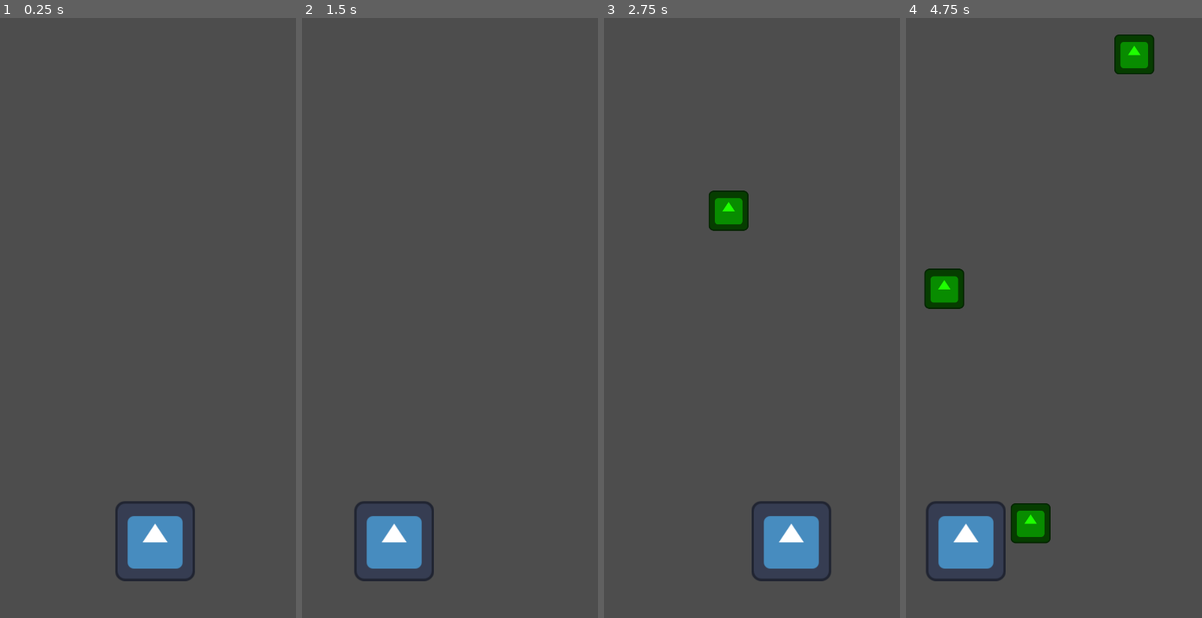
Above: before the commit, frames 1-4 (left to right).
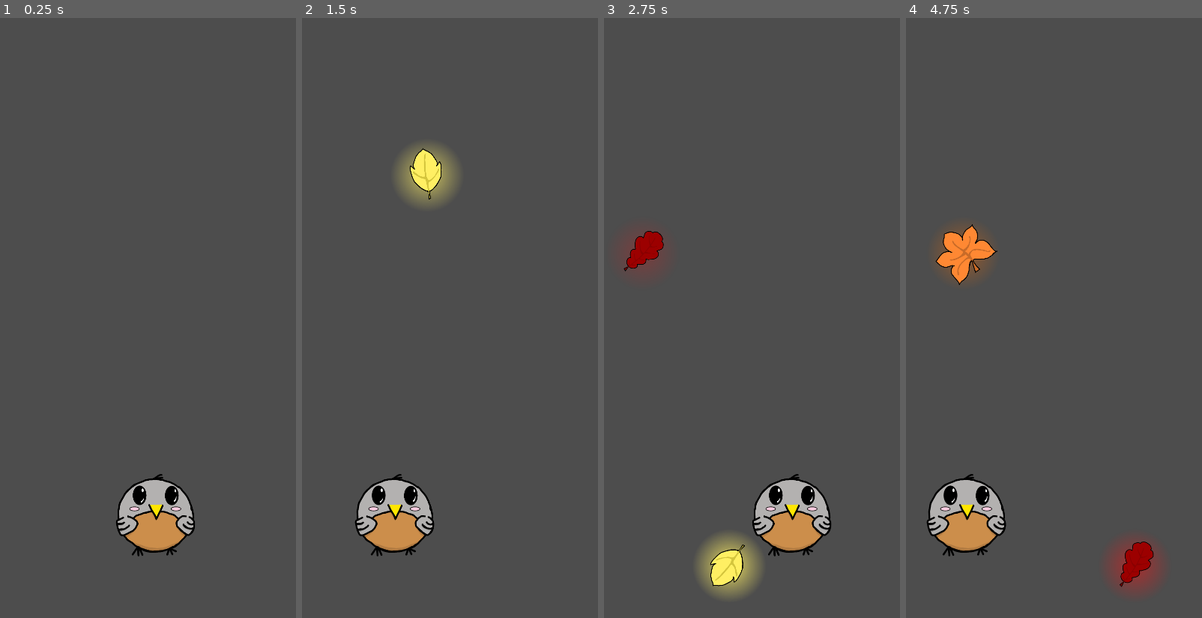
Above: after the commit, the same moments.

Repository: ezhor/Bird-Fall
Game: Godot game, scene res://Scenes/game.tscn
The game is run twice, just before and just after one commit, with the same random seed, the same clock (stepped at 60 frames per second) and the same inputs. The engine's default icon, where the game draws it, is replaced by a stand-in: a white triangle on a blue panel in a dark square.
Inputs (mouse positions are in pixels of both pictures, inside the frame that each line leads up to):
- Up to frame 1 (0.25 s): no input
- Up to frame 2 (1.5 s): tap Enter at 0.5 s; move the mouse to (526, 288) at 0.52 s; move the mouse to (393, 348) at 1.27 s
- Up to frame 3 (2.75 s): move the mouse to (790, 186) at 2.02 s
- Up to frame 4 (4.75 s): move the mouse to (1045, 438) at 2.77 s; move the mouse to (1157, 408) at 3.52 s; move the mouse to (965, 228) at 4.27 s

The runs differ from the first frame. In frame 1, 3.5% of the frame differs, in the area x 38-66%, y 76-94%; in frame 2, 5.0%; in frame 3, 6.7%; in frame 4, 8.6%, in the area x 6-87%, y 2-96%.

Commit message:
Leafs sprites and tweens

Diff:
--- a/Scenes/Objects/drop.tscn
+++ b/Scenes/Objects/drop.tscn
@@ -1,13 +1,34 @@
 [gd_scene format=3 uid="uid://caxu53ys705gi"]
 
 [ext_resource type="Script" uid="uid://cx65vfpwri6yo" path="res://Scripts/Drop.gd" id="1_ldrpx"]
-[ext_resource type="Texture2D" uid="uid://cpoeu2qwwcnbi" path="res://icon.svg" id="1_v4nba"]
+[ext_resource type="Texture2D" uid="uid://bbo0iwn8ggb85" path="res://Sprites/particle_radial.png" id="2_3imfo"]
+[ext_resource type="Texture2D" uid="uid://c8iyxpyguucww" path="res://Sprites/leaf_orange.png" id="2_ldrpx"]
+[ext_resource type="Texture2D" uid="uid://bdpoteq2x3onm" path="res://Sprites/leaf_yellow.png" id="3_sgniw"]
+[ext_resource type="Texture2D" uid="uid://b24t2q75i2sfl" path="res://Sprites/leaf_red.png" id="4_jygm7"]
 
-[node name="Drop" type="Node2D" unique_id=1556468185]
+[sub_resource type="CircleShape2D" id="CircleShape2D_uwtqh"]
+radius = 62.58594
+
+[node name="Drop" type="Area2D" unique_id=1278817778 node_paths=PackedStringArray("glow", "sprite")]
 script = ExtResource("1_ldrpx")
-speed = 500
+speed = 1000
 destroy_limit = 2000
+glow_delay = 0.3
+glow = NodePath("Glow")
+sprite = NodePath("Leaf")
+leaf_sprites = Array[Texture2D]([ExtResource("2_ldrpx"), ExtResource("3_sgniw"), ExtResource("4_jygm7")])
+colors = Array[Color]([Color(1, 0.43333334, 0, 1), Color(1, 0.94, 0.39999998, 1), Color(0.71, 0.17040001, 0.17040001, 1)])
 
-[node name="Sprite2D" type="Sprite2D" parent="." unique_id=145289757]
-modulate = Color(0.116666794, 1, 0, 1)
-texture = ExtResource("1_v4nba")
+[node name="Glow" type="Sprite2D" parent="." unique_id=1347927729]
+modulate = Color(1, 0.43333334, 0, 1)
+scale = Vector2(2, 2)
+texture = ExtResource("2_3imfo")
+
+[node name="Leaf" type="Sprite2D" parent="." unique_id=145289757]
+z_index = 1
+scale = Vector2(0.33, 0.33)
+texture = ExtResource("2_ldrpx")
+
+[node name="CollisionShape2D" type="CollisionShape2D" parent="." unique_id=883842099]
+visible = false
+shape = SubResource("CircleShape2D_uwtqh")
--- a/Scenes/game.tscn
+++ b/Scenes/game.tscn
@@ -3,20 +3,26 @@
 [ext_resource type="Script" uid="uid://svyxgwylwfly" path="res://Scripts/Player.gd" id="1_qxrlw"]
 [ext_resource type="Script" uid="uid://c50b7c53aoopj" path="res://Scripts/DropGenerator.gd" id="1_wrm1d"]
 [ext_resource type="PackedScene" uid="uid://caxu53ys705gi" path="res://Scenes/Objects/drop.tscn" id="2_3dryh"]
-[ext_resource type="Texture2D" uid="uid://cpoeu2qwwcnbi" path="res://icon.svg" id="3_wrm1d"]
+[ext_resource type="Texture2D" uid="uid://qt0yiniq8pdg" path="res://Sprites/bird_idle.png" id="4_3dryh"]
+
+[sub_resource type="CircleShape2D" id="CircleShape2D_uwtqh"]
+radius = 111.0045
 
 [node name="Root" type="Node2D" unique_id=777069398]
 
 [node name="DropGenerator" type="Node2D" parent="." unique_id=1399013193]
 script = ExtResource("1_wrm1d")
-drop_time = 1.5
+drop_time = 1.0
 drop = ExtResource("2_3dryh")
 
-[node name="Player" type="Node2D" parent="." unique_id=1605157627]
-position = Vector2(540, 1800)
+[node name="Player" type="Area2D" parent="." unique_id=1441928846]
+position = Vector2(546, 1592)
 script = ExtResource("1_qxrlw")
 
 [node name="Sprite2D" type="Sprite2D" parent="Player" unique_id=548267146]
-position = Vector2(0, -126)
-scale = Vector2(2, 2)
-texture = ExtResource("3_wrm1d")
+position = Vector2(5, 6)
+scale = Vector2(0.61, 0.61)
+texture = ExtResource("4_3dryh")
+
+[node name="CollisionShape2D" type="CollisionShape2D" parent="Player" unique_id=1845524271]
+shape = SubResource("CircleShape2D_uwtqh")
--- a/Scripts/Drop.gd
+++ b/Scripts/Drop.gd
@@ -1,9 +1,43 @@
-extends Node2D
+extends Area2D
 
 @export var speed: int
 @export var destroy_limit: int
+@export var glow_delay: float
+@export var glow: Sprite2D
+@export var sprite: Sprite2D
+@export var leaf_sprites: Array[Texture2D]
+@export var colors: Array[Color]
+
+func _ready() -> void:
+	area_entered.connect(_on_area_entered)
+	set_leaf()
+	start_rotation_tween()
+	start_glow_tween()
+
+func set_leaf() -> void:
+	var i = randi_range(0, leaf_sprites.size() - 1)
+	sprite.texture = leaf_sprites[i]
+	glow.modulate = colors[i]
+	sprite.rotation_degrees = randf_range(0, 360)
+
+func start_rotation_tween():
+	var tween = create_tween().set_loops()
+	tween.tween_property(sprite, "rotation_degrees", sprite.rotation_degrees + 180, 1.0)
+	tween.chain().tween_property(sprite, "rotation_degrees", sprite.rotation_degrees + 360, 1.0)
+
+func start_glow_tween():
+	var tween = create_tween().set_loops()
+	var color = glow.modulate
+	color.a = 0
+	tween.tween_property(glow, "modulate", color, glow_delay)
+	color.a = 1
+	tween.chain().tween_property(glow, "modulate", color, glow_delay)
 
 func _process(delta: float) -> void:
 	position.y += speed * delta
 	if position.y > destroy_limit:
 		queue_free()
+
+func _on_area_entered(body: Node2D) -> void:
+	if body.name == "Player":
+		queue_free()
Not shown, added: Sprites/leaf_orange.png.import
Not shown, added: Sprites/leaf_red.png.import
Not shown, added: Sprites/leaf_yellow.png.import
Not shown, added: Sprites/particle_radial.png.import
